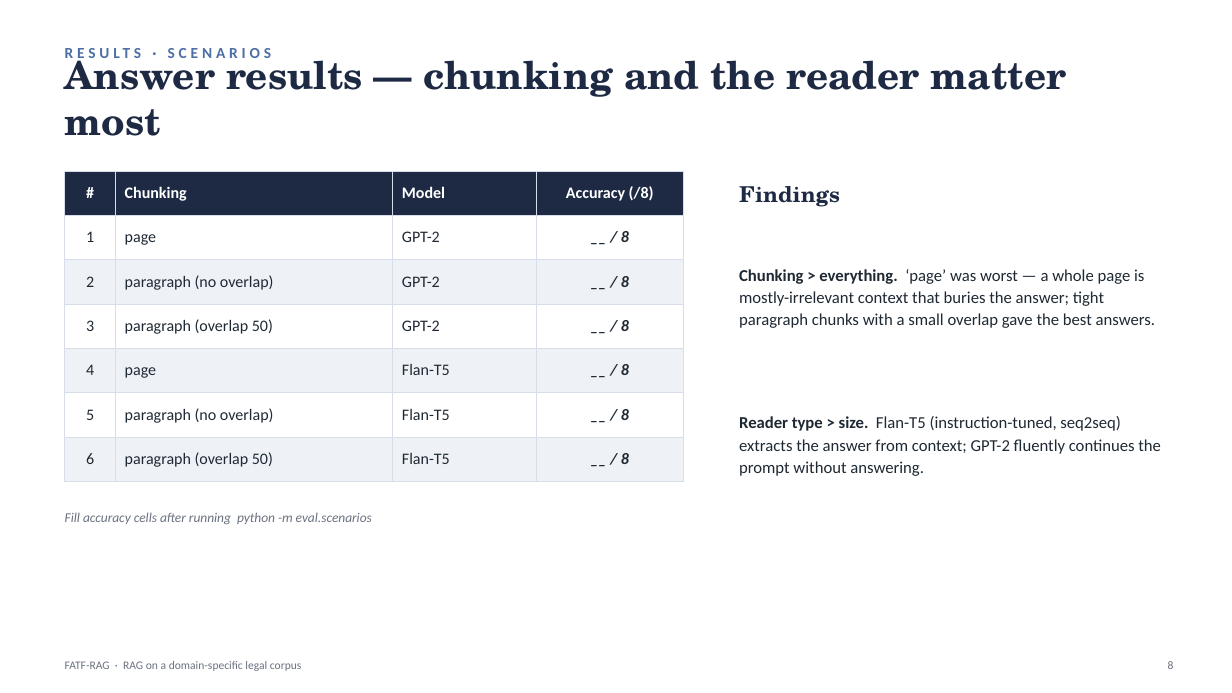
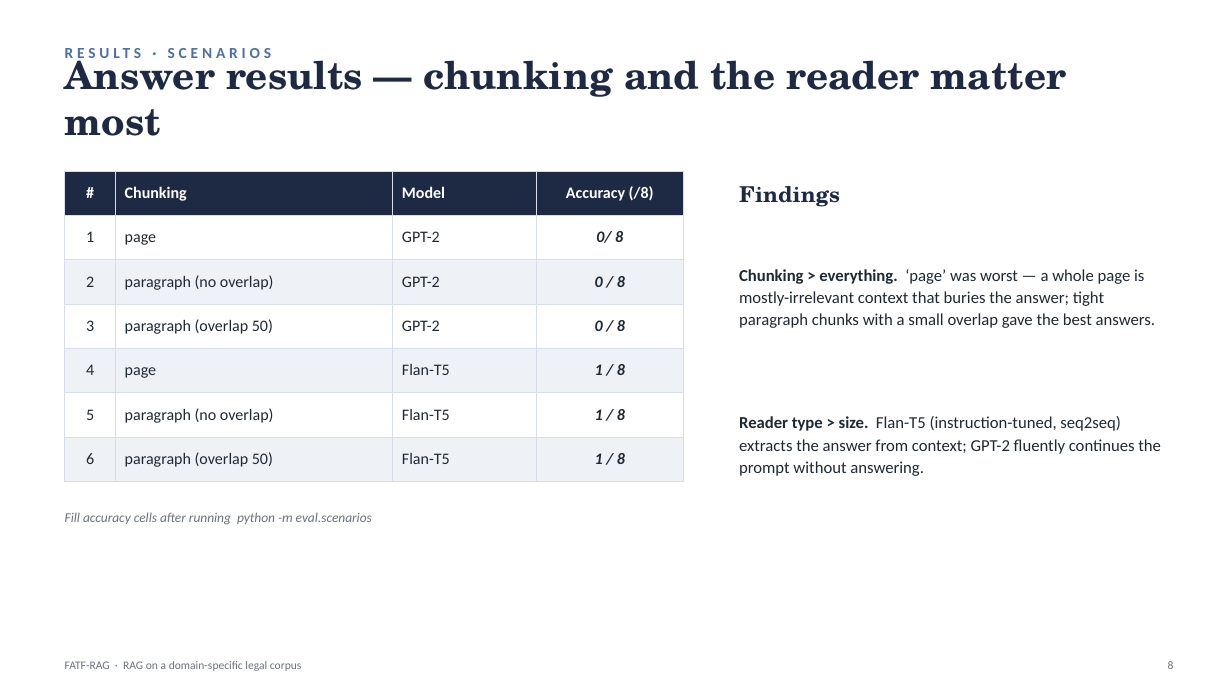
Before and after one commit to rix031110/LLM_implementation, a slide deck: slide 8 of fatf-rag 2/FATF-RAG_Presentation.pptx. Drawn at 1232x693 pixels with LibreOffice and Linux fonts; fonts in the diff are those of the drawing. Boxes give left, top, right and bottom in pixels: in the first picture for what was removed or moved away, otherwise in the second. Text is boxed around its words. In the diff, an @@ line names an element or a change of style, - is before the commit and + after.

```diff
--- a/fatf-rag 2/FATF-RAG_Presentation.pptx
+++ b/fatf-rag 2/FATF-RAG_Presentation.pptx
@@ table at (x1=65, y1=171, x2=684, y2=482) @@
-row 2, column 4: __ / 8
+row 2, column 4: 0/ 8
-row 3, column 4: __ / 8
+row 3, column 4: 0 / 8
-row 4, column 4: __ / 8
+row 4, column 4: 0 / 8
-row 5, column 4: __ / 8
+row 5, column 4: 1 / 8
-row 6, column 4: __ / 8
+row 6, column 4: 1 / 8
-row 7, column 4: __ / 8
+row 7, column 4: 1 / 8
```
Also in this commit, not shown: 1 other slide changed, 14 other files.
